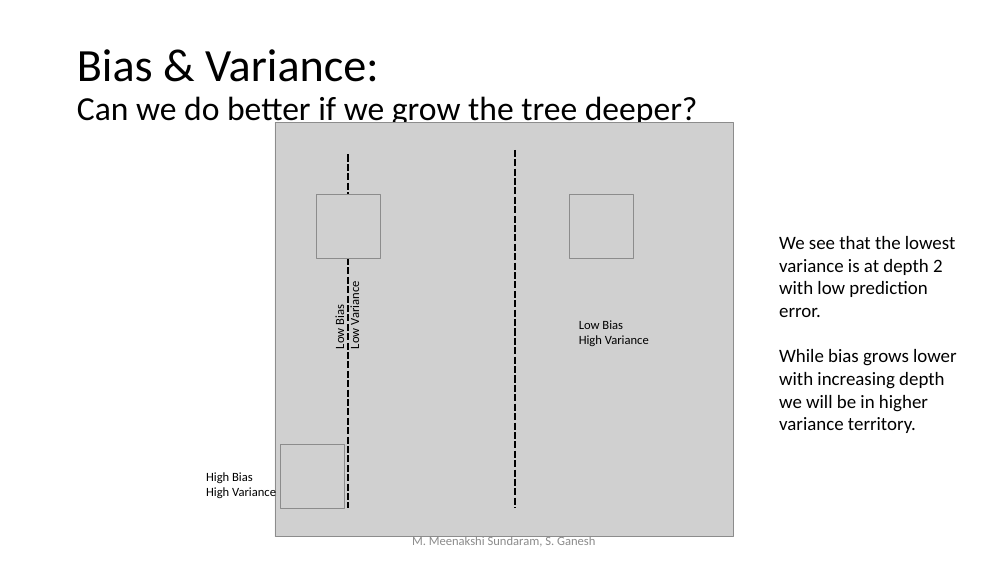
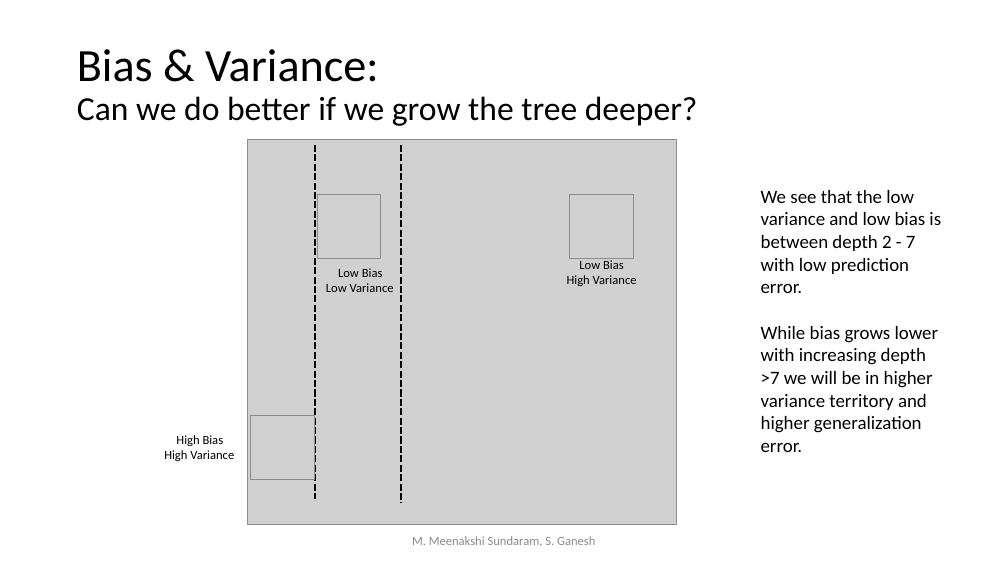
Before and after one commit to meenakshsundaram/AIML, a slide deck: slide 26 of Notes/Decision_Trees.pptx. Drawn at 1008x567 pixels with LibreOffice and Linux fonts; fonts in the diff are those of the drawing; grey boxes stand for pictures. Boxes give left, top, right and bottom in pixels: in the first picture for what was removed or moved away, otherwise in the second. Text is boxed around its words. In the diff, an @@ line names an element or a change of style, - is before the commit and + after.

Commit message:
Fixed Bias Variance Computation for Diabetes Data

```diff
--- a/Notes/Decision_Trees.pptx
+++ b/Notes/Decision_Trees.pptx
@@ picture: place and size @@
-picture at <box>275,122,734,537</box>
+picture at <box>247,140,677,525</box>
@@ line moved from (348, 154) - (348, 508) to (315, 145) - (315, 499) @@
@@ line moved from (515, 150) - (515, 508) to (402, 145) - (402, 504) @@
@@ text at <box>761,190,941,452</box>: text changed @@
-We see that the lowest variance is at depth 2 with low prediction error.
-While bias grows lower with increasing depth we will be in higher variance territory.
+We see that the low variance and low bias is between depth 2 - 7 with low prediction error.
+While bias grows lower with increasing depth >7 we will be in higher variance territory and higher generalization error.
@@ text "Low Bias": place and size @@
-text "Low Bias" at <box>332,285,362,349</box>
+text "Low Bias" at <box>326,268,394,292</box>
@@ text "Low Bias" at <box>326,268,394,292</box>: rotation 270 to 0 degrees @@
@@ text at <box>338,268,383,277</box>: alignment left to centre @@
@@ text "Low Bias": place and size @@
-text "Low Bias" at <box>579,320,649,346</box>
+text "Low Bias" at <box>567,260,637,286</box>
@@ text "Low Bias" at <box>567,260,637,286</box>: alignment left to centre @@
@@ picture: place and size @@
-picture at <box>281,444,345,508</box>
+picture at <box>250,415,315,479</box>
@@ text "High Bias": place and size @@
-text "High Bias" at <box>206,472,276,500</box>
+text "High Bias" at <box>164,435,234,461</box>
@@ text at <box>176,435,224,446</box>: alignment left to centre @@
```
Also in this commit, not shown: 1 other slide changed, 5 other files.
